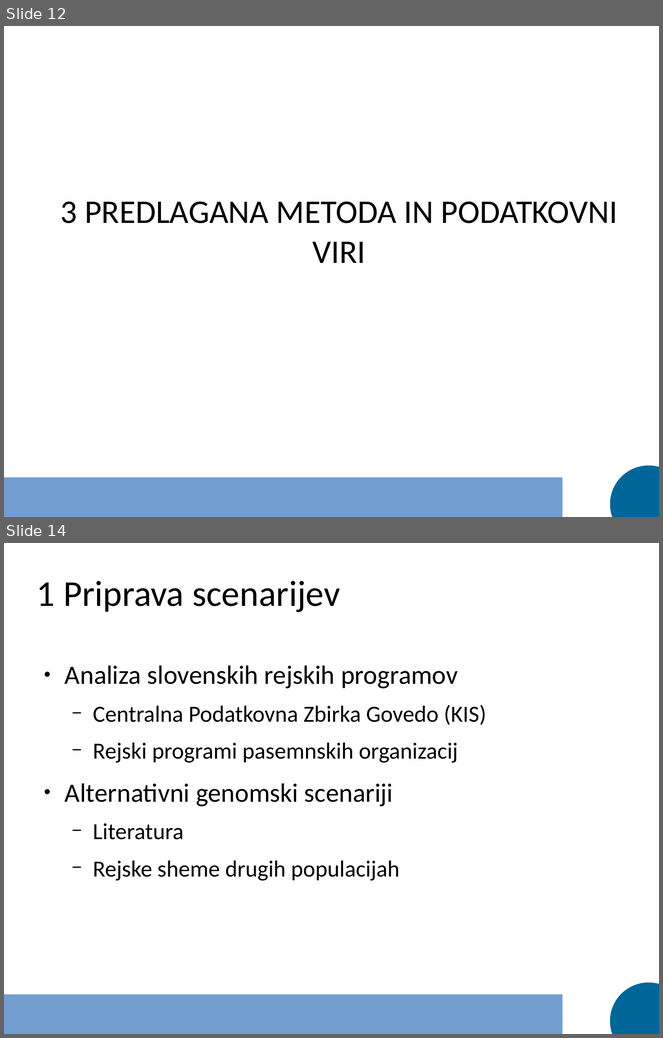
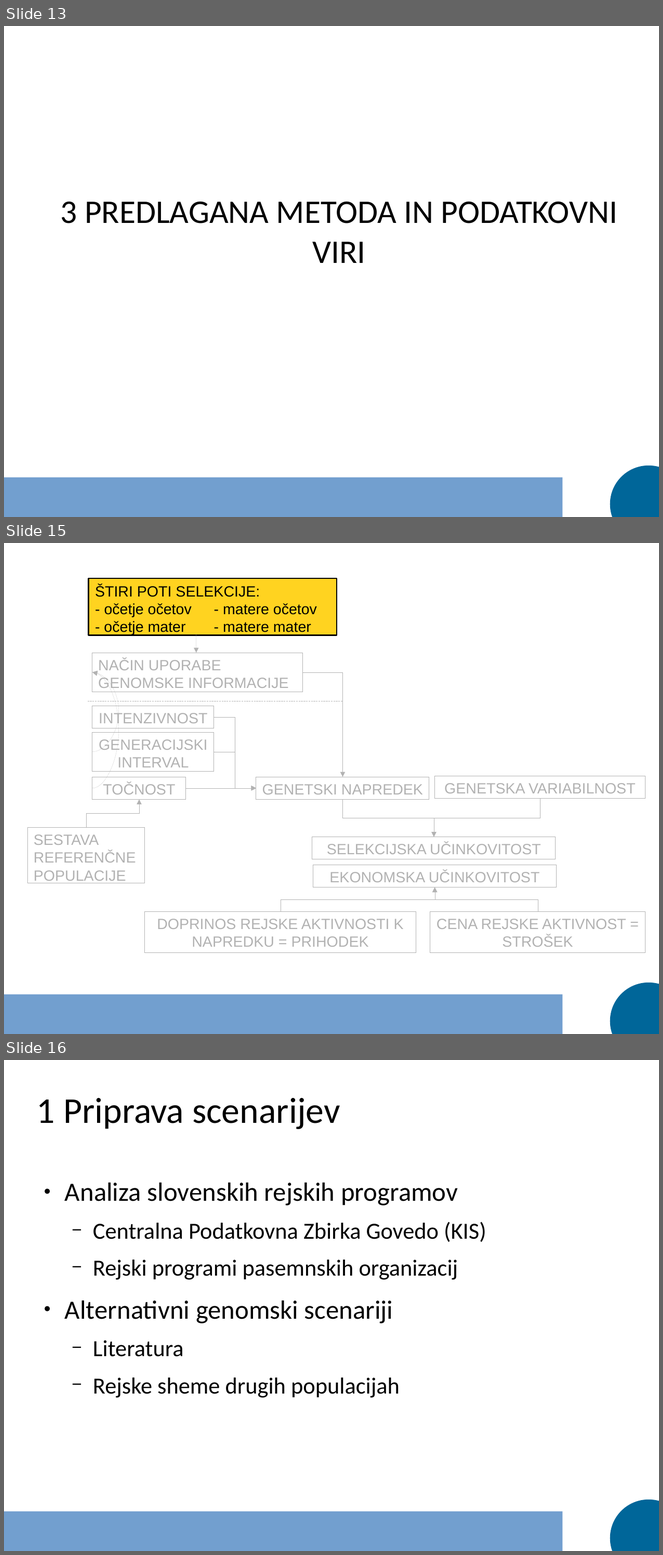
Before and after one commit to janaobsteter/Genotype_CODES, a slide deck: Predstavitev_dispozicija.odp. Shown one above the other, each under a label of ours: slides 12 and 14 before the commit, slides 13, 15 and 16 after it; the slides between them are not shown. The pictures are 663x1038 and 663x1555 pixels, drawn with LibreOffice and Linux fonts; fonts in the diff are those of the drawing. Boxes give left, top, right and bottom in pixels: in the first picture for what was removed or moved away, otherwise in the second. Text is boxed around its words. In the diff, an @@ line names an element or a change of style, - is before the commit and + after.

```diff
--- a/Predstavitev_dispozicija.odp
+++ b/Predstavitev_dispozicija.odp
@@ slide 15 added at (4,543,659,1034), background #FFFFFF; not listed: 2 template elements that a slide beside it also shows @@
@@ rectangle added at (88,578,337,635), fill #FFD320, outline #000000 1.5 pt, 18 pt, text #000000 @@
+ŠTIRI POTI SELEKCIJE:
+- očetje očetov - matere očetov
+- očetje mater - matere mater
@@ arrow added from (196, 634) to (196, 653), #B2B2B2 0 pt @@
@@ rectangle added at (92,653,303,692), outline #B2B2B2 0 pt, 18 pt, text #B2B2B2 @@
+NAČIN UPORABE GENOMSKE INFORMACIJE
@@ curved arrow added from (92, 788) to (92, 672), #B2B2B2 0 pt @@
@@ curved arrow added from (92, 752) to (92, 672), #B2B2B2 0 pt @@
@@ elbow arrow added from (303, 672) to (343, 777), #B2B2B2 0 pt @@
@@ line added from (88, 701) to (343, 701), #B2B2B2 0 pt @@
@@ rectangle added at (92,706,215,729), outline #B2B2B2 0 pt, 18 pt, text #B2B2B2 @@
+INTENZIVNOST
@@ elbow arrow added from (215, 717) to (256, 788), #B2B2B2 0 pt @@
@@ rectangle added at (92,733,215,772), outline #B2B2B2 0 pt, 18 pt, text #B2B2B2 @@
+GENERACIJSKI INTERVAL
@@ elbow arrow added from (215, 752) to (256, 788), #B2B2B2 0 pt @@
@@ rectangle added at (435,776,646,799), outline #B2B2B2 0 pt, 18 pt, text #B2B2B2 @@
+GENETSKA VARIABILNOST
@@ rectangle added at (92,777,186,800), outline #B2B2B2 0 pt, 18 pt, text #B2B2B2 @@
+TOČNOST
@@ elbow arrow added from (186, 788) to (256, 788), #B2B2B2 0 pt @@
@@ rectangle added at (256,777,429,800), outline #B2B2B2 0 pt, 18 pt, text #B2B2B2 @@
+GENETSKI NAPREDEK
@@ elbow arrow added from (86, 828) to (140, 800), #B2B2B2 0 pt @@
@@ elbow arrow added from (343, 800) to (435, 837), #B2B2B2 0 pt @@
@@ elbow arrow added from (540, 799) to (435, 837), #B2B2B2 0 pt @@
@@ rectangle added at (28,828,145,884), outline #B2B2B2 0 pt, 18 pt, text #B2B2B2 @@
+SESTAVA REFERENČNE POPULACIJE
@@ rectangle added at (312,837,556,860), outline #B2B2B2 0 pt, 18 pt, text #B2B2B2 @@
+SELEKCIJSKA UČINKOVITOST
@@ rectangle added at (313,865,556,888), outline #B2B2B2 0 pt, 18 pt, text #B2B2B2 @@
+EKONOMSKA UČINKOVITOST
@@ elbow arrow added from (281, 912) to (435, 888), #B2B2B2 0 pt @@
@@ elbow arrow added from (538, 912) to (435, 888), #B2B2B2 0 pt @@
@@ rectangle added at (145,912,417,953), outline #B2B2B2 0 pt, 18 pt, text #B2B2B2 @@
+DOPRINOS REJSKE AKTIVNOSTI K NAPREDKU = PRIHODEK
@@ rectangle added at (430,912,646,953), outline #B2B2B2 0 pt, 18 pt, text #B2B2B2 @@
+CENA REJSKE AKTIVNOST = STROŠEK
@@ what was slide 12 is now slide 13 @@
@@ what was slide 14 is now slide 16 @@
```
Also in this commit, not shown: 6 slides changed, 1 other slide added, 6 other files.
